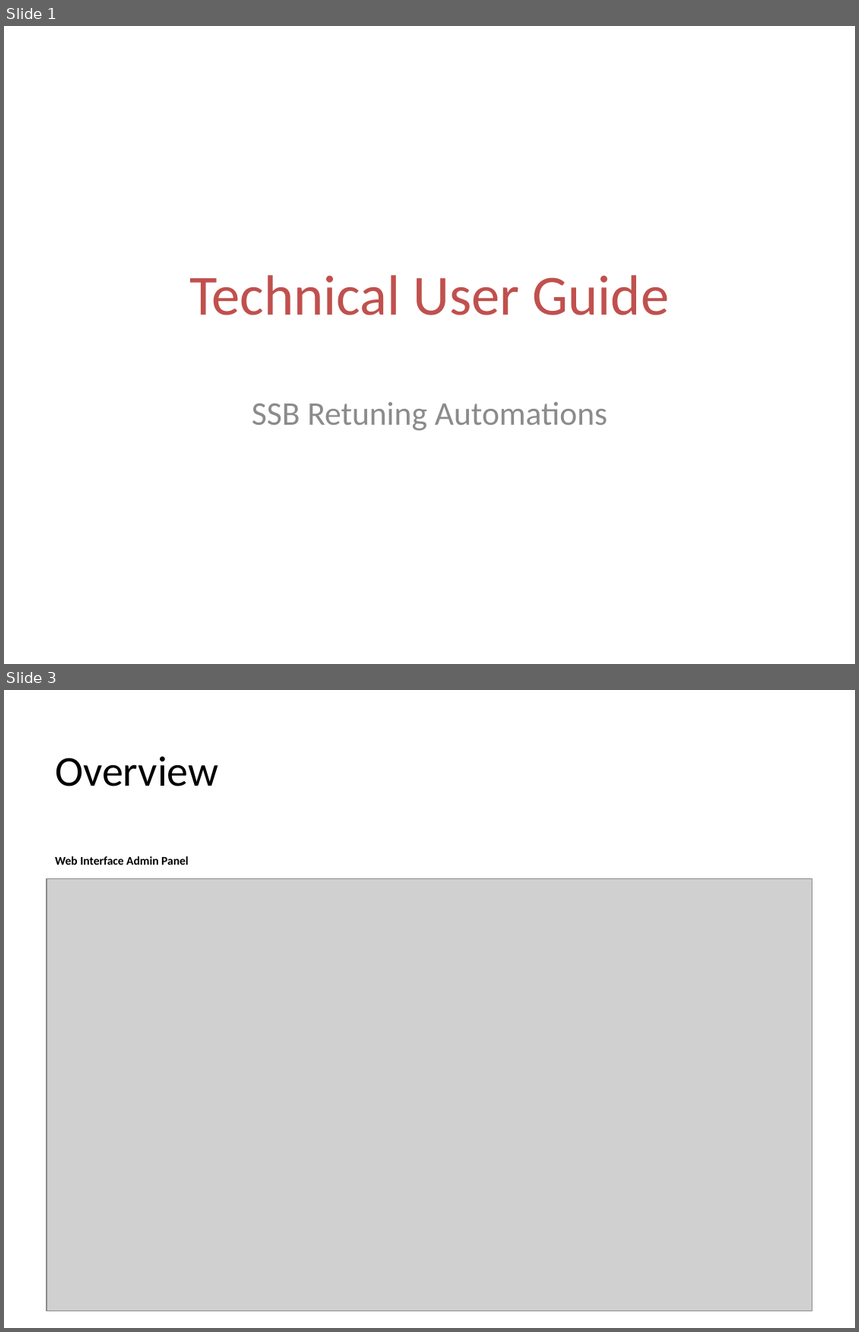
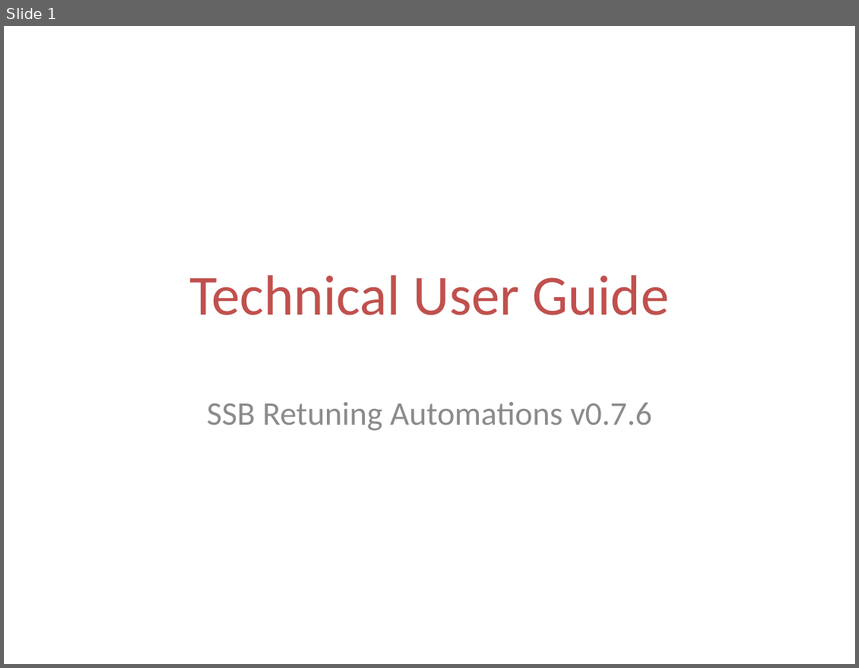
Before and after one commit to jaimetur/SSB_RetuningAutomations, a slide deck: help/User-Guide-SSB-Retuning-Automations-v0.7.6.pptx. Shown one above the other, each under a label of ours: slides 1 and 3 before the commit, slide 1 after it; the slides between them are not shown. The pictures are 859x1332 and 859x668 pixels, drawn with LibreOffice and Linux fonts; fonts in the diff are those of the drawing; grey boxes stand for pictures; background and template pictures are left out. Boxes give left, top, right and bottom in pixels: in the first picture for what was removed or moved away, otherwise in the second. Text is boxed around its words. In the diff, an @@ line names an element or a change of style, - is before the commit and + after.

Commit message:
- Enhanced the script to generate user guide from Markdown files to support images and links. - Updated Documentation to include `SSB Retuning Automations - Interfaces` section into the User Guide. - Adjusted PPT image layouts and placeholders by section.

```diff
--- a/help/User-Guide-SSB-Retuning-Automations-v0.7.6.pptx
+++ b/help/User-Guide-SSB-Retuning-Automations-v0.7.6.pptx
@@ slide 3 removed at (4, 690, 855, 1328), background #FFFFFF @@
@@ title removed at (55, 756, 218, 787) @@
-Overview
@@ text removed at (55, 856, 189, 865) @@
-Web Interface Admin Panel
@@ picture removed at (47, 879, 813, 1312) @@
@@ slide 1 changed as well @@
@@ subtitle at (207, 402, 652, 431): text changed @@
-SSB Retuning Automations
+SSB Retuning Automations v0.7.6
```
Also in this commit, not shown: 54 other slides changed, 7 slides added, 5 other slides removed, 7 other files.
